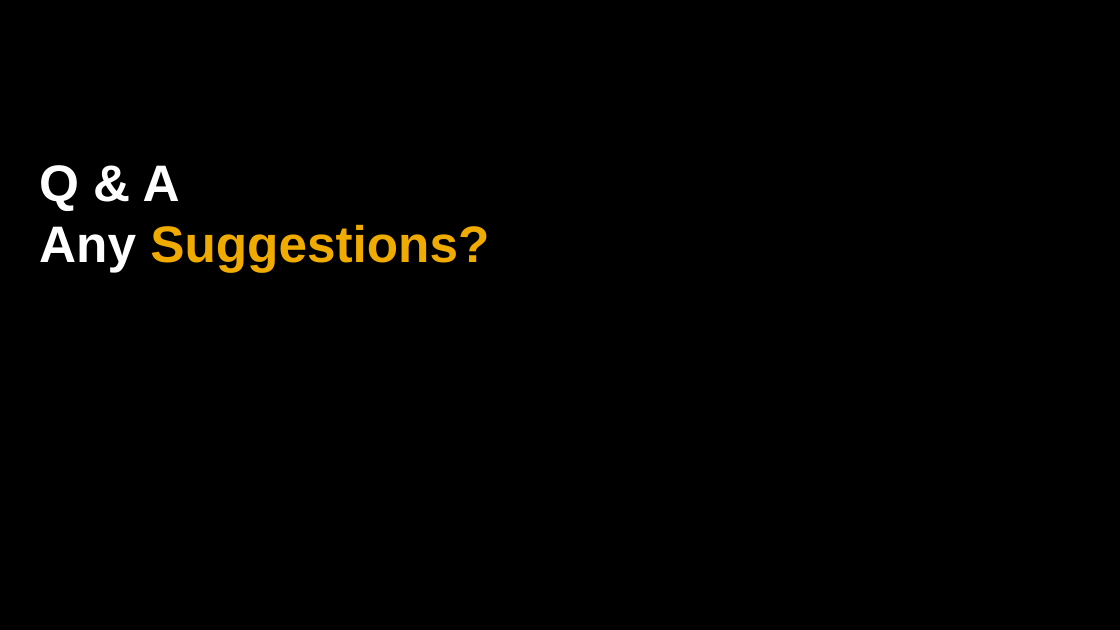
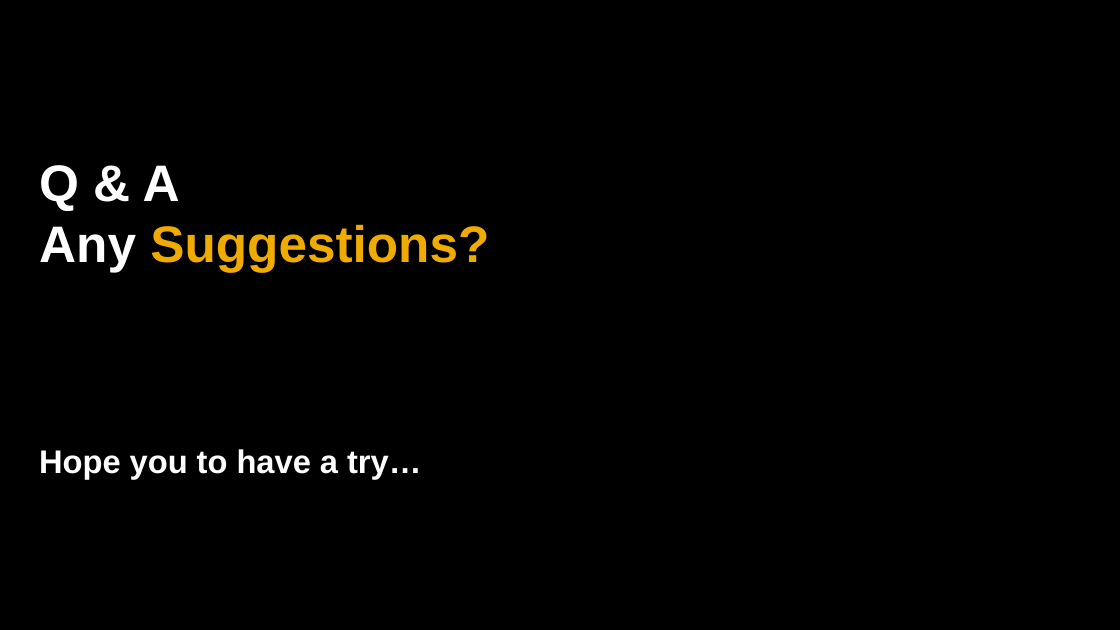
Before and after one commit to qianyilun/workload-calculator, a slide deck: slide 13 of SAP_2017_16x9_black_and_white.pptx (slide 27 before the commit). Drawn at 1120x630 pixels with LibreOffice and Linux fonts; fonts in the diff are those of the drawing. Boxes give left, top, right and bottom in pixels: in the first picture for what was removed or moved away, otherwise in the second. Text is boxed around its words. In the diff, an @@ line names an element or a change of style, - is before the commit and + after.

```diff
--- a/SAP_2017_16x9_black_and_white.pptx
+++ b/SAP_2017_16x9_black_and_white.pptx
@@ text added at (39,449,421,479), 28 pt, text #FFFFFF, bold @@
+Hope you to have a try…
```
Also in this commit, not shown: 5 other slides changed, 3 slides added, 17 slides removed.
